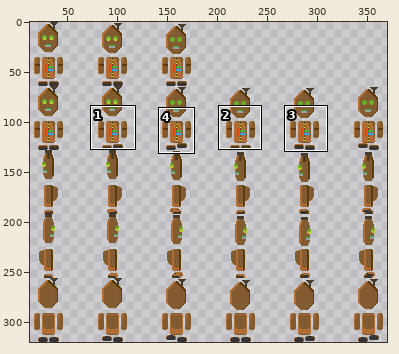
Two versions of one sprite sheet, Data/__RAW/actors/player.png. The picture above shows the old version from afar; the outline marks the close-up.
Close-up. First the earlier version:
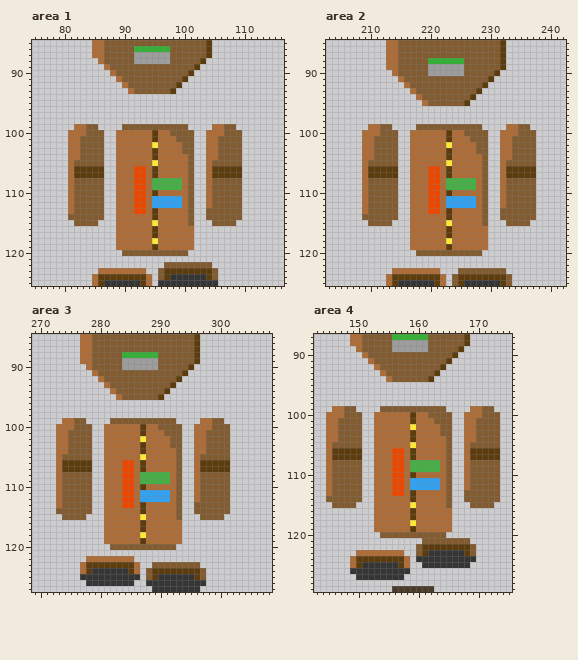
The file is 384x320 pixels. Shown: area 1: x 75..116, y 85..125; area 2: x 203..242, y 85..125; area 3: x 269..308, y 85..127; area 4: x 143..175, y 87..129. The wide view leaves out empty margins. The commit also changed other parts of the picture, which this record leaves out.
After:
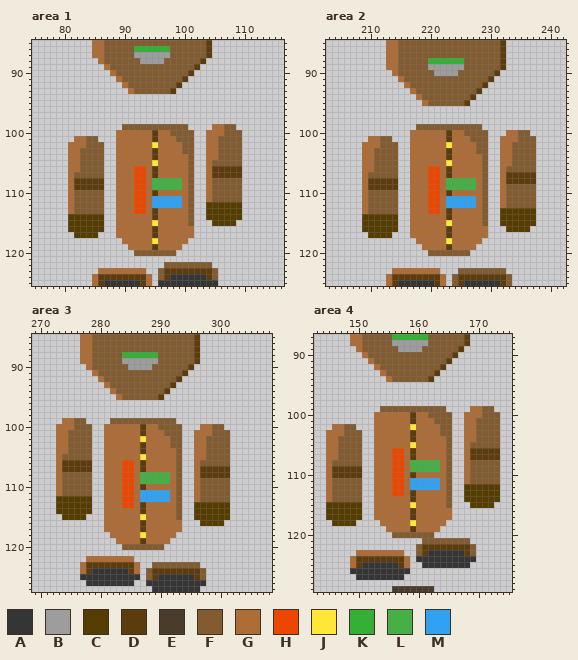
Palette (. is transparent): A #353535  B #9d9d9d  C #553c00  D #5c3c0d  E #493c2b  F #825b31  G #ae6c37  H #ec4700  J #ffe737  K #35af35  L #46af45  M #31a2f2
From old to new:
--- area 1
@@ x 90..99 @@
  87 FFBBBBBBFF
- 88 FFBBBBBBFF
+ 88 FFFBBBBFFF
  89 FFFFFFFFFF
@@ x 75..116 @@
  98 ..........................................
- 99 .......GGFF....FFFFFFFFFFF....GGFF........
-100 ......GGGFFF..GGGGGGDGGFFFF..GGGFFF.......
-101 ......GGFFFF..GGGGGGDGGGFFF..GGFFFF.......
-102 ......GGFFFF..GGGGGGJGGGGFF..GGFFFF.......
+ 99 ...............FFFFFFFFFFF....GGFF........
+100 ..............GGGGGGDGGFFFF..GGGFFF.......
+101 .......GGFF...GGGGGGDGGGFFF..GGFFFF.......
+102 ......GGGFFF..GGGGGGJGGGGFF..GGFFFF.......
 103 ......GGFFFF..GGGGGGDGGGGFF..GGFFFF.......
 104 ......GGFFFF..GGGGGGDGGGGGF..GGFFFF.......
-105 ......GFFFFF..GGGGGGJGGGGGF..GFFFFF.......
-106 ......GDDDDD..GGGHHGDGGGGGF..GDDDDD.......
-107 ......GDDDDD..GGGHHGDGGGGGF..GDDDDD.......
-108 ......GFFFFF..GGGHHGLLLLLGF..GFFFFF.......
-109 ......GFFFFF..GGGHHGLLLLLGF..GFFFFF.......
+105 ......GGFFFF..GGGGGGJGGGGGF..GFFFFF.......
+106 ......GGFFFF..GGGHHGDGGGGGF..GDDDDD.......
+107 ......GFFFFF..GGGHHGDGGGGGF..GDDDDD.......
+108 ......GDDDDD..GGGHHGLLLLLGF..GFFFFF.......
+109 ......GDDDDD..GGGHHGLLLLLGF..GFFFFF.......
 110 ......GFFFFF..GGGHHGDGGGGGF..GFFFFF.......
 111 ......GFFFFF..GGGHHGMMMMMGF..GFFFFF.......
-112 ......GFFFFF..GGGHHGMMMMMGF..GFFFFF.......
-113 ......GFFFFF..GGGHHGDGGGGGF..FFFFFF.......
-114 ......FFFFFF..GGGGGGDGGGGGF..FFFFFF.......
-115 .......FFFF...GGGGGGJGGGGGF...FFFF........
-116 ..............GGGGGGDGGGGGG...............
-117 ..............GGGGGGDGGGGGG...............
-118 ..............GGGGGGJGGGGGG...............
-119 ..............GGGGGGDGGGGGG...............
-120 ...............FFFFFFFFFFF................
+112 ......GFFFFF..GGGHHGMMMMMGF..CCCCCC.......
+113 ......GFFFFF..GGGHHGDGGGGGF..CCCCCC.......
+114 ......CCCCCC..GGGGGGDGGGGGF..CCCCCC.......
+115 ......CCCCCC..GGGGGGJGGGGGF...CCCC........
+116 ......CCCCCC..GGGGGGDGGGGGG...............
+117 .......CCCC...GGGGGGDGGGGGG...............
+118 ...............GGGGGJGGGGG................
+119 ................GGGGDGGGG.................
+120 .................FFFFFFF..................
 121 ..........................................
--- area 2
@@ x 218..227 @@
  89 FFBBBBBBFF
- 90 FFBBBBBBFF
+ 90 FFFBBBBFFF
  91 FFFFFFFFFF
@@ x 203..242 @@
  98 ........................................
- 99 .......GGFF....FFFFFFFFFFF....GGFF......
-100 ......GGGFFF..GGGGGGDGGFFFF..GGGFFF.....
-101 ......GGFFFF..GGGGGGDGGGFFF..GGFFFF.....
-102 ......GGFFFF..GGGGGGJGGGGFF..GGFFFF.....
+ 99 ...............FFFFFFFFFFF..............
+100 ..............GGGGGGDGGFFFF...GGFF......
+101 .......GGFF...GGGGGGDGGGFFF..GGGFFF.....
+102 ......GGGFFF..GGGGGGJGGGGFF..GGFFFF.....
 103 ......GGFFFF..GGGGGGDGGGGFF..GGFFFF.....
 104 ......GGFFFF..GGGGGGDGGGGGF..GGFFFF.....
-105 ......GFFFFF..GGGGGGJGGGGGF..GFFFFF.....
-106 ......GDDDDD..GGGHHGDGGGGGF..GDDDDD.....
-107 ......GDDDDD..GGGHHGDGGGGGF..GDDDDD.....
-108 ......GFFFFF..GGGHHGLLLLLGF..GFFFFF.....
-109 ......GFFFFF..GGGHHGLLLLLGF..GFFFFF.....
+105 ......GGFFFF..GGGGGGJGGGGGF..GGFFFF.....
+106 ......GGFFFF..GGGHHGDGGGGGF..GFFFFF.....
+107 ......GFFFFF..GGGHHGDGGGGGF..GDDDDD.....
+108 ......GDDDDD..GGGHHGLLLLLGF..GDDDDD.....
+109 ......GDDDDD..GGGHHGLLLLLGF..GFFFFF.....
 110 ......GFFFFF..GGGHHGDGGGGGF..GFFFFF.....
@@ x 203..242 @@
 112 ......GFFFFF..GGGHHGMMMMMGF..GFFFFF.....
-113 ......GFFFFF..GGGHHGDGGGGGF..FFFFFF.....
-114 ......FFFFFF..GGGGGGDGGGGGF..FFFFFF.....
-115 .......FFFF...GGGGGGJGGGGGF...FFFF......
-116 ..............GGGGGGDGGGGGG.............
-117 ..............GGGGGGDGGGGGG.............
-118 ..............GGGGGGJGGGGGG.............
-119 ..............GGGGGGDGGGGGG.............
-120 ...............FFFFFFFFFFF..............
+113 ......GFFFFF..GGGHHGDGGGGGF..CCCCCC.....
+114 ......CCCCCC..GGGGGGDGGGGGF..CCCCCC.....
+115 ......CCCCCC..GGGGGGJGGGGGF..CCCCCC.....
+116 ......CCCCCC..GGGGGGDGGGGGG...CCCC......
+117 .......CCCC...GGGGGGDGGGGGG.............
+118 ...............GGGGGJGGGGG..............
+119 ................GGGGDGGGG...............
+120 .................FFFFFFF................
 121 ........................................
--- area 3
@@ x 282..291 @@
  89 FFBBBBBBFF
- 90 FFBBBBBBFF
+ 90 FFFBBBBFFF
  91 FFFFFFFFFF
@@ x 294..303 @@
  98 ..........
- 99 ...GGFF...
-100 ..GGGFFF..
-101 ..GGFFFF..
+ 99 ..........
+100 ...GGFF...
+101 ..GGGFFF..
 102 ..GGFFFF..
@@ x 295..303 @@
 104 .GGFFFF..
-105 .GFFFFF..
-106 .GDDDDD..
+105 .GGFFFF..
+106 .GFFFFF..
 107 .GDDDDD..
-108 .GFFFFF..
+108 .GDDDDD..
 109 .GFFFFF..
@@ x 269..308 @@
 111 ....GFFFFF..GGGHHGMMMMMGF..GFFFFF.......
-112 ....GFFFFF..GGGHHGMMMMMGF..GFFFFF.......
-113 ....GFFFFF..GGGHHGDGGGGGF..FFFFFF.......
-114 ....FFFFFF..GGGGGGDGGGGGF..FFFFFF.......
-115 .....FFFF...GGGGGGJGGGGGF...FFFF........
-116 ............GGGGGGDGGGGGG...............
+112 ....CCCCCC..GGGHHGMMMMMGF..GFFFFF.......
+113 ....CCCCCC..GGGHHGDGGGGGF..CCCCCC.......
+114 ....CCCCCC..GGGGGGDGGGGGF..CCCCCC.......
+115 .....CCCC...GGGGGGJGGGGGF..CCCCCC.......
+116 ............GGGGGGDGGGGGG...CCCC........
 117 ............GGGGGGDGGGGGG...............
-118 ............GGGGGGJGGGGGG...............
-119 ............GGGGGGDGGGGGG...............
-120 .............FFFFFFFFFFF................
+118 .............GGGGGJGGGGG................
+119 ..............GGGGDGGGG.................
+120 ...............FFFFFFF..................
 121 ........................................
--- area 4
@@ x 154..163 @@
  88 FFBBBBBBFF
- 89 FFBBBBBBFF
+ 89 FFFBBBBFFF
  90 FFFFFFFFFF
@@ x 143..175 @@
  98 .................................
- 99 ...GGFF....FFFFFFFFFFF....GGFF...
-100 ..GGGFFF..GGGGGGDGGFFFF..GGGFFF..
-101 ..GGFFFF..GGGGGGDGGGFFF..GGFFFF..
-102 ..GGFFFF..GGGGGGJGGGGFF..GGFFFF..
-103 ..GGFFFF..GGGGGGDGGGGFF..GGFFFF..
+ 99 ...........FFFFFFFFFFF....GGFF...
+100 ..........GGGGGGDGGFFFF..GGGFFF..
+101 ..........GGGGGGDGGGFFF..GGFFFF..
+102 ...GGFF...GGGGGGJGGGGFF..GGFFFF..
+103 ..GGGFFF..GGGGGGDGGGGFF..GGFFFF..
 104 ..GGFFFF..GGGGGGDGGGGGF..GGFFFF..
-105 ..GFFFFF..GGGGGGJGGGGGF..GFFFFF..
-106 ..GDDDDD..GGGHHGDGGGGGF..GDDDDD..
-107 ..GDDDDD..GGGHHGDGGGGGF..GDDDDD..
+105 ..GGFFFF..GGGGGGJGGGGGF..GFFFFF..
+106 ..GGFFFF..GGGHHGDGGGGGF..GDDDDD..
+107 ..GGFFFF..GGGHHGDGGGGGF..GDDDDD..
 108 ..GFFFFF..GGGHHGLLLLLGF..GFFFFF..
-109 ..GFFFFF..GGGHHGLLLLLGF..GFFFFF..
-110 ..GFFFFF..GGGHHGDGGGGGF..GFFFFF..
+109 ..GDDDDD..GGGHHGLLLLLGF..GFFFFF..
+110 ..GDDDDD..GGGHHGDGGGGGF..GFFFFF..
 111 ..GFFFFF..GGGHHGMMMMMGF..GFFFFF..
-112 ..GFFFFF..GGGHHGMMMMMGF..GFFFFF..
-113 ..GFFFFF..GGGHHGDGGGGGF..FFFFFF..
-114 ..FFFFFF..GGGGGGDGGGGGF..FFFFFF..
-115 ...FFFF...GGGGGGJGGGGGF...FFFF...
-116 ..........GGGGGGDGGGGGG..........
-117 ..........GGGGGGDGGGGGG..........
-118 ..........GGGGGGJGGGGGG..........
-119 ..........GGGGGGDGGGGGG..........
-120 ...........FFFFFFFFFFF...........
+112 ..GFFFFF..GGGHHGMMMMMGF..CCCCCC..
+113 ..GFFFFF..GGGHHGDGGGGGF..CCCCCC..
+114 ..GFFFFF..GGGGGGDGGGGGF..CCCCCC..
+115 ..CCCCCC..GGGGGGJGGGGGF...CCCC...
+116 ..CCCCCC..GGGGGGDGGGGGG..........
+117 ..CCCCCC..GGGGGGDGGGGGG..........
+118 ...CCCC....GGGGGJGGGGG...........
+119 ............GGGGDGGGG............
+120 .............FFFFFFF.............
 121 ..................FFFFFFFF.......
